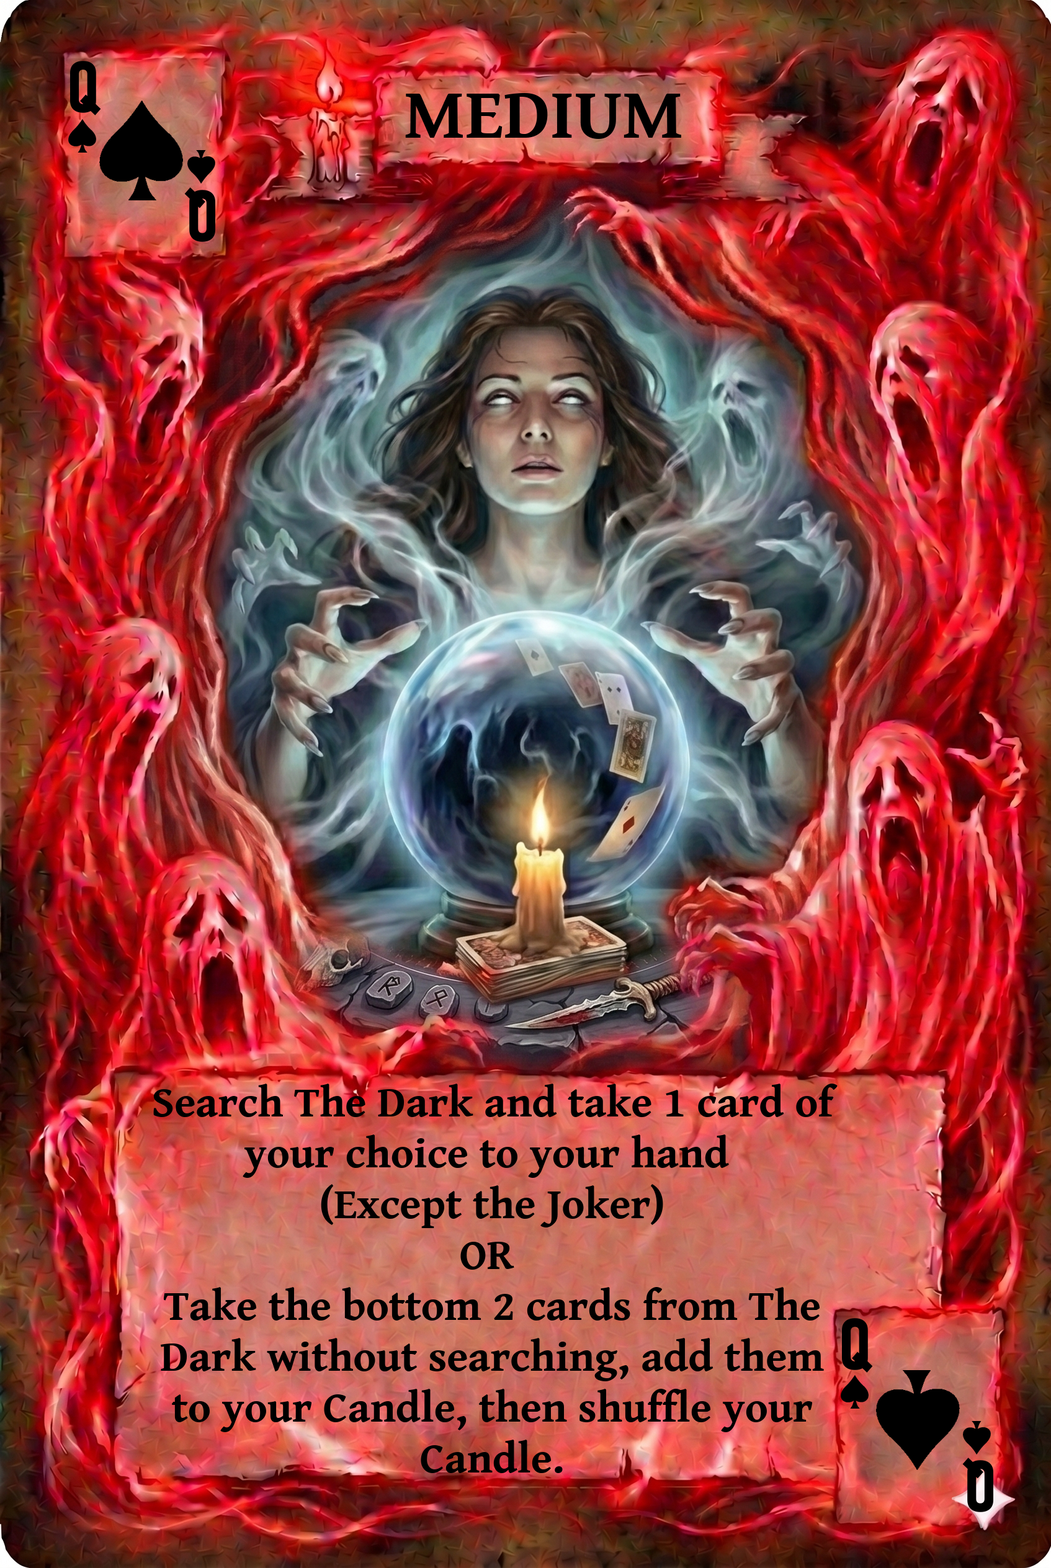
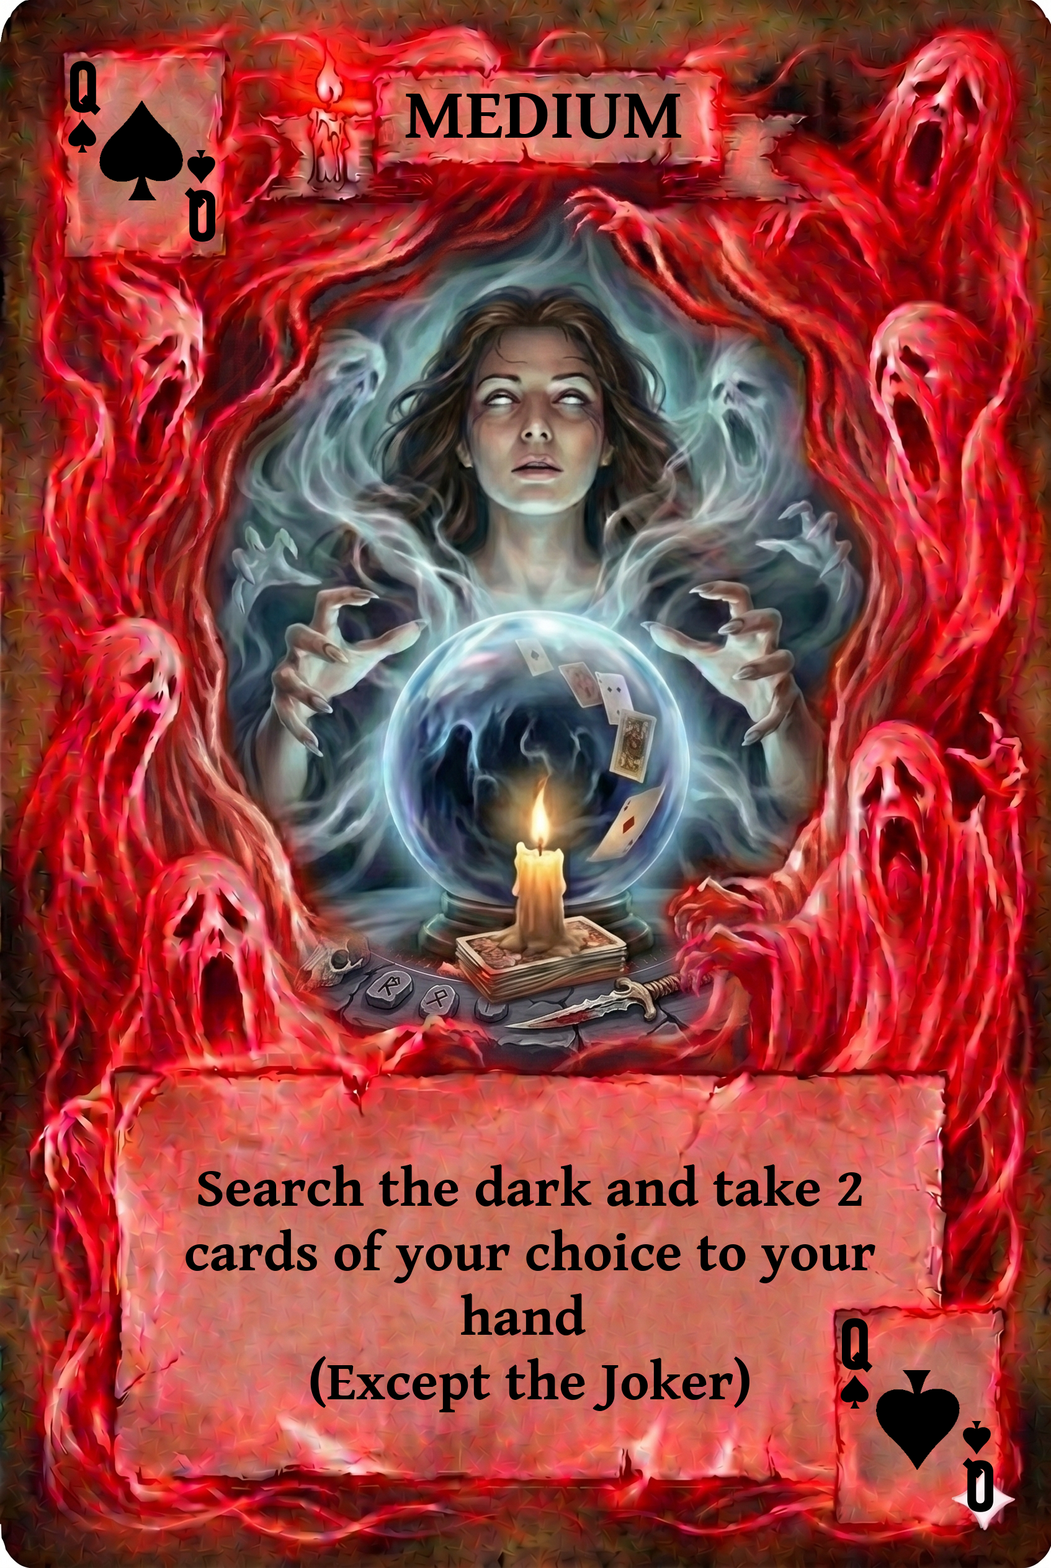
Before/after of a 1051px x 1568px layered artwork. What changed in the layer stack:
renamed "Search The Dark and take 1 car..." to "Search the dark and take 2 car...", painted on it over [153, 1083, 876, 1474]